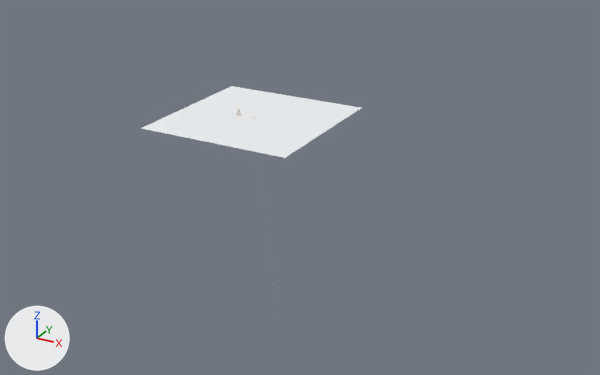
One commit to the Blender file Trebuchet_3ft.blend: the scene before it, then after it.
Both versions are drawn from a camera (50 mm lens) standing at (68.5, -104.6, 42.1) and looking at (10.6, 0.6, -10.5). Every picture has the same lights, and +X, +Y and +Z are marked at lower left. The older version comes first.

The older version as bpy lines, for what is in view:
```python
me_plane = bpy.data.meshes.new('Plane')
me_plane.from_pydata([(-12.5, -12.5, 0.0), (12.5, -12.5, 0.0), (-12.5, 12.5, 0.0), (12.5, 12.5, 0.0)], [], [(0, 1, 3, 2)])
me_plane.materials.append(mat_pbr_concrete_floor)  # white #f1f3f6
ob_workshop_floor = bpy.data.objects.new('Workshop_Floor', me_plane)
ob_workshop_floor.location = (3.0, 0.0, 0.0)
```
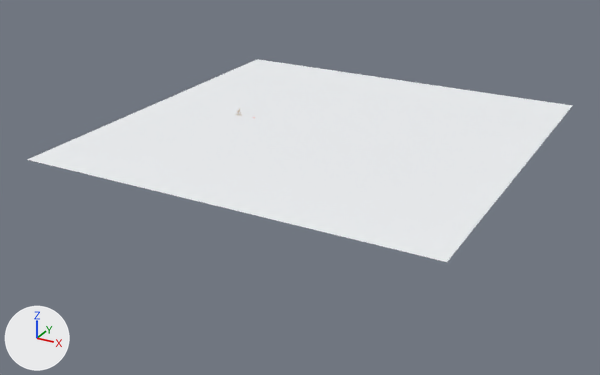
Where the newer file only moved an object's origin or applied its transform, the numbers keep the older frame.

Location of each change, [x1, y1, x2, y2] in pixels of the pictures (600 x 375 px):
'Workshop_Floor', reshaped, moved (147% wider, 179% taller)
    before: [141, 86, 361, 158]
    after: [27, 59, 572, 262]

Patch to the scene script:
```diff
--- a/Trebuchet_3ft.blend.py
+++ b/Trebuchet_3ft.blend.py
@@ me_plane @@
 # used by ob_workshop_floor; location = (3.0, 0.0, 0.0)
-me_plane.from_pydata(...)  # 4 vertices, 1 face; spans x -12.5..12.5, y -12.5..12.5, z 0.0
-me_plane.vertices[0].co = (-12.5, -12.5, 0.0)  # pixel (140, 128)
-me_plane.vertices[1].co = (12.5, -12.5, 0.0)  # pixel (284, 157)
-me_plane.vertices[2].co = (-12.5, 12.5, 0.0)  # pixel (231, 86)
-me_plane.vertices[3].co = (12.5, 12.5, 0.0)  # pixel (362, 107)
+me_plane.from_pydata(...)  # 4 vertices, 1 face; spans x -30.0..30.0, y -30.0..30.0, z 0.0
+# me_plane part 1
+me_plane.vertices[0].co = (-30.0, -30.0, 0.0)  # pixel (27, 159)
+me_plane.vertices[1].co = (30.0, -30.0, 0.0)  # pixel (446, 262)
+me_plane.vertices[2].co = (-30.0, 30.0, 0.0)  # pixel (257, 59)
+me_plane.vertices[3].co = (30.0, 30.0, 0.0)  # pixel (572, 105)
 me_plane.materials.append(mat_pbr_concrete_floor)
@@ ob_workshop_floor @@
 ob_workshop_floor = bpy.data.objects.new('Workshop_Floor', me_plane)
-ob_workshop_floor.location = (3.0, 0.0, 0.0)
+ob_workshop_floor.location = (15.0, 0.0, 0.0)
```
